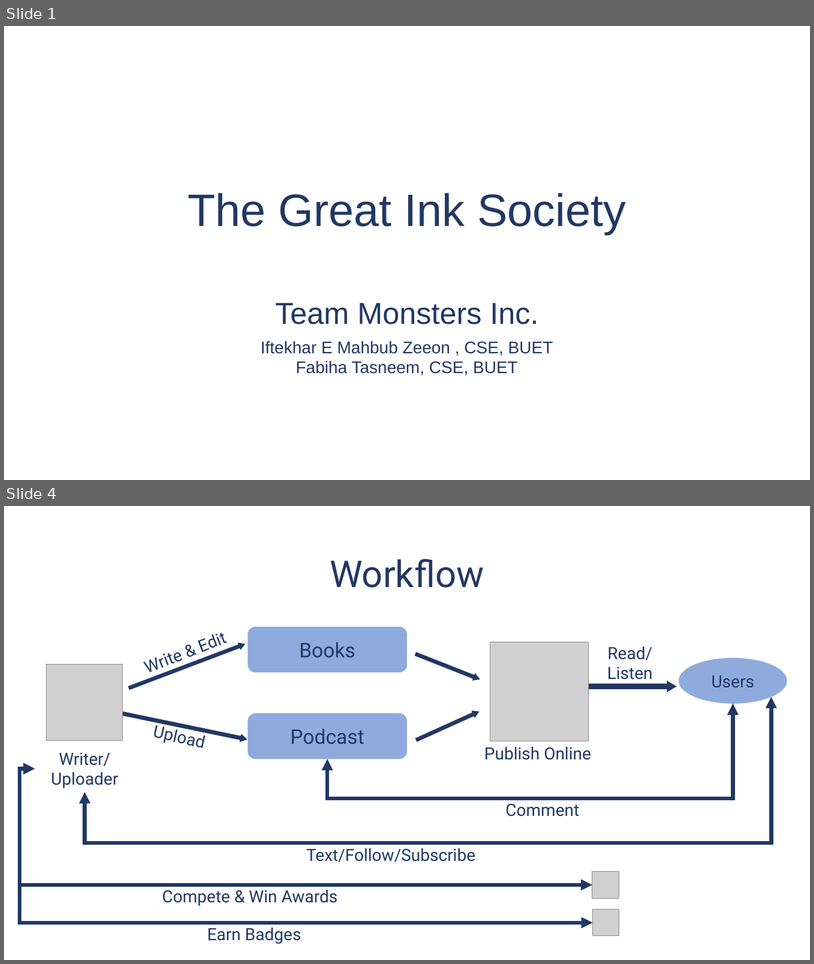
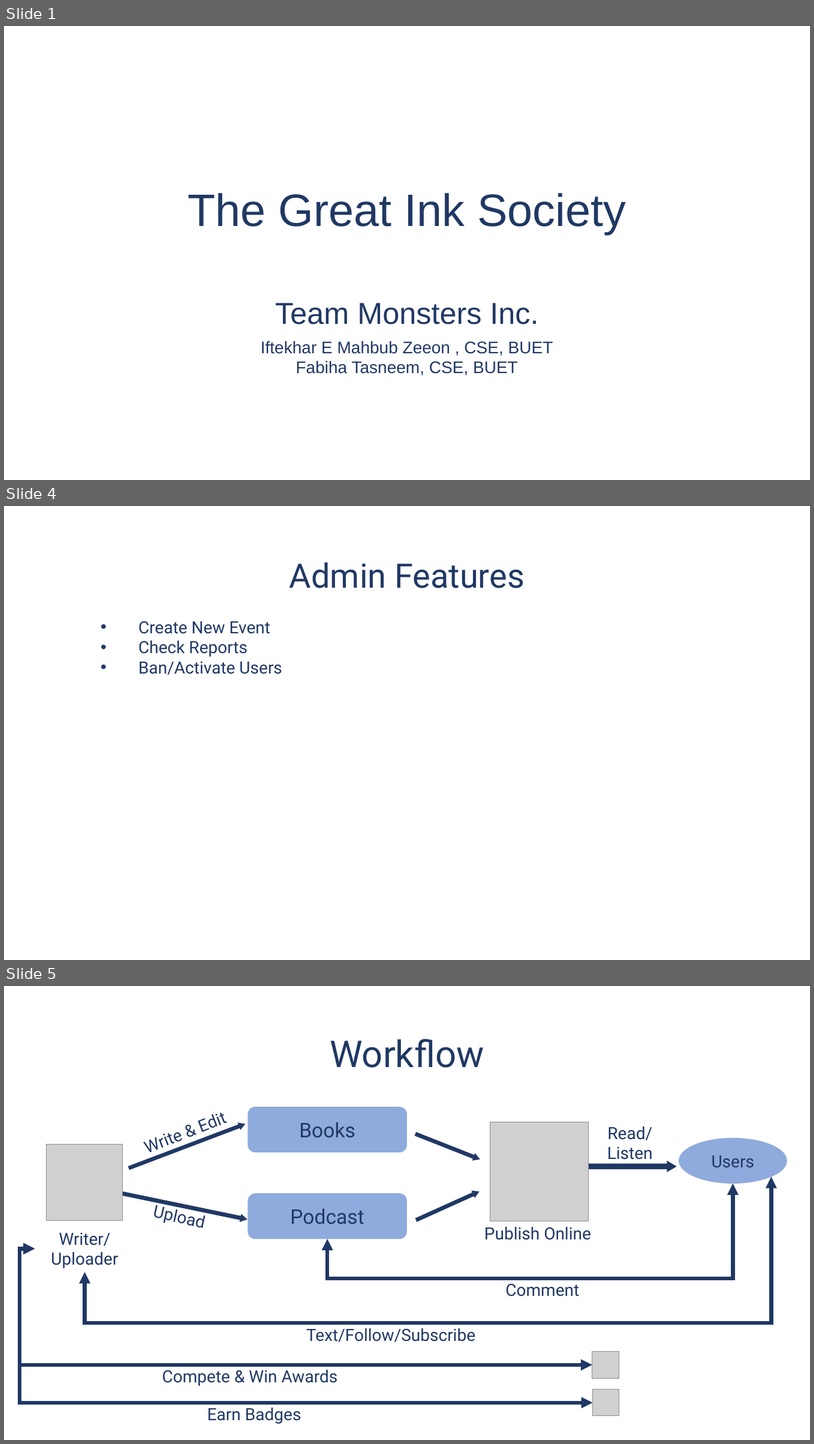
Before and after one commit to fabihatasneem/the-great-ink-society, a slide deck: The Great Ink Society.pptx. Shown one above the other, each under a label of ours: slides 1 and 4 before the commit, slides 1, 4 and 5 after it; the slides between them are not shown. The pictures are 814x964 and 814x1444 pixels, drawn with LibreOffice and Linux fonts; fonts in the diff are those of the drawing; grey boxes stand for pictures; background and template pictures are left out. Boxes give left, top, right and bottom in pixels: in the first picture for what was removed or moved away, otherwise in the second. Text is boxed around its words. In the diff, an @@ line names an element or a change of style, - is before the commit and + after.

Commit message:
Event Create Option

```diff
--- a/The Great Ink Society.pptx
+++ b/The Great Ink Society.pptx
@@ slide 4 added at box(4, 506, 810, 960), background picture (left out) @@
@@ text added at box(290, 562, 525, 588), 40 pt, text #203864 @@
+Admin Features
@@ text added at box(138, 621, 282, 675), 20 pt, text #203864 @@
+• Create New Event
+• Check Reports
+• Ban/Activate Users
@@ what was slide 4 is now slide 5 @@
```
Also in this commit, not shown: 2 slides changed, 2 other files.
